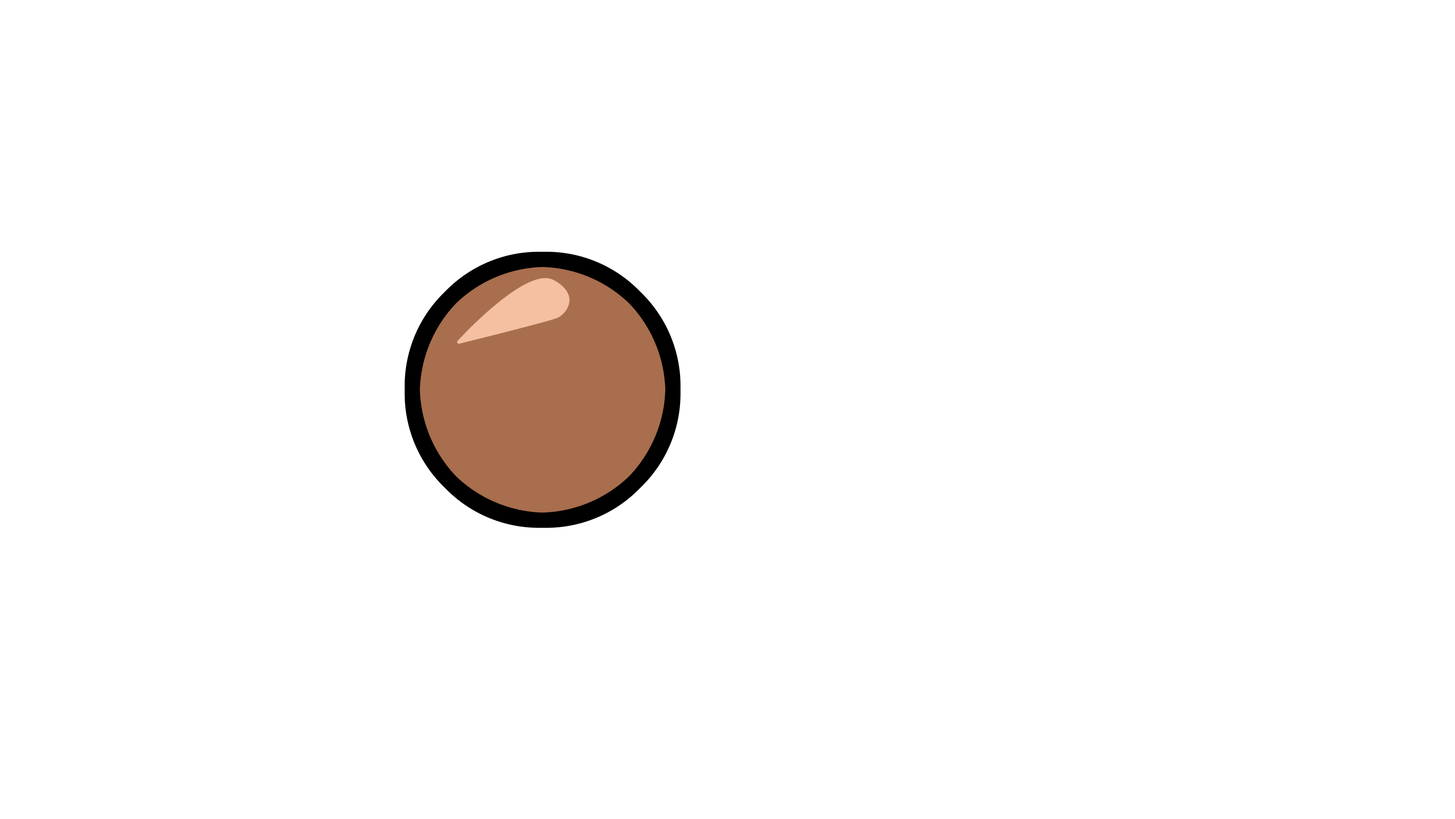
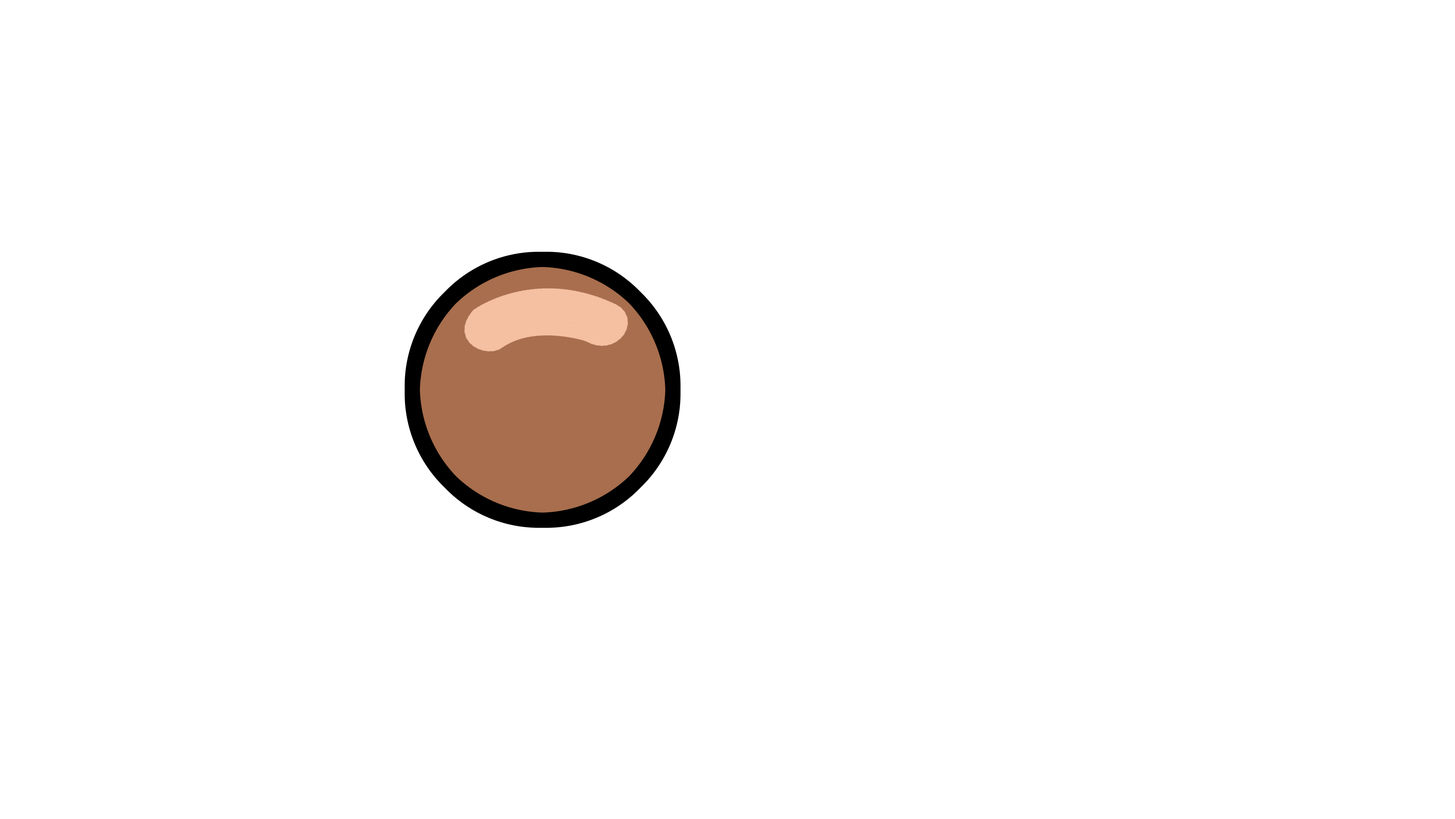
The second 1455 × 819 image is a revision of the first. Changes to its layers:
hid group "RIdle_02" (3 layers) over [456, 277, 629, 352]
showed group "Idle_01" (3 layers) over [456, 277, 629, 352]
